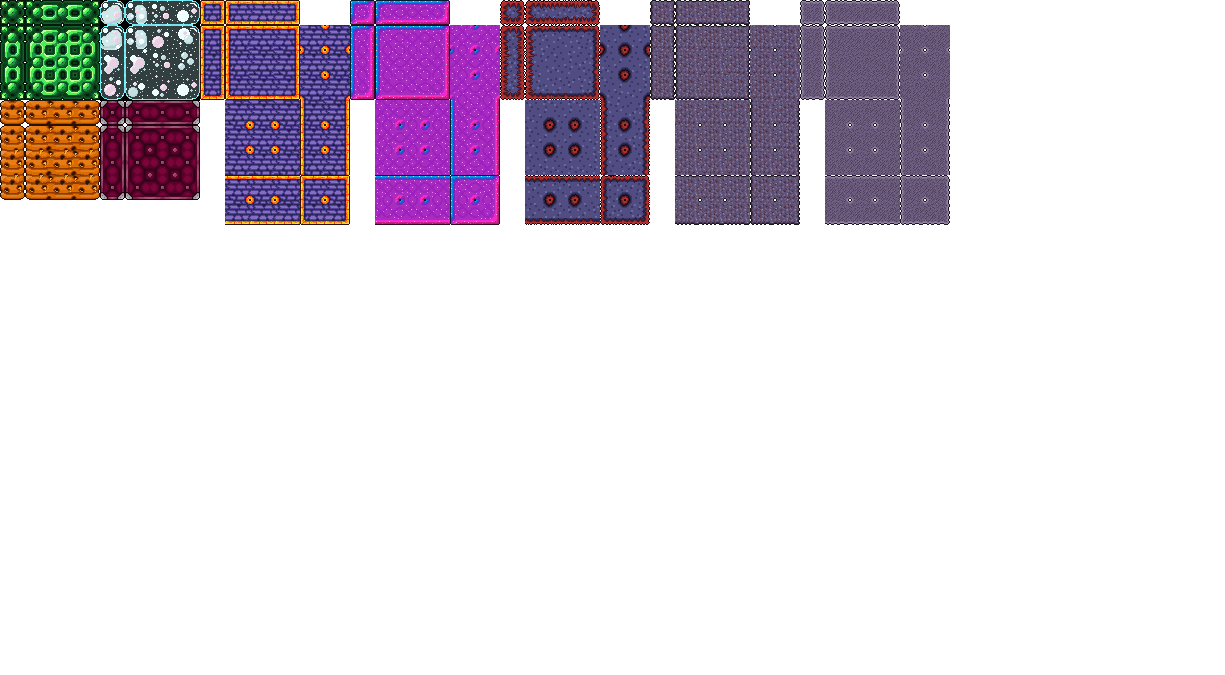
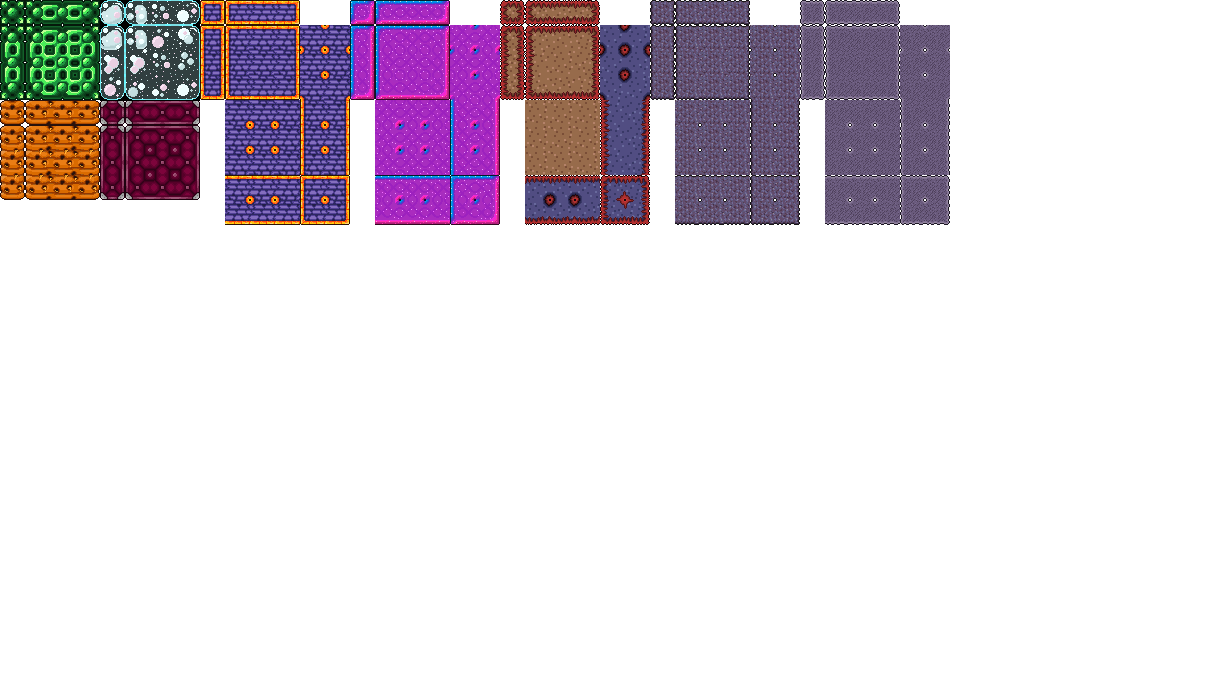
Layer changes from the first 1225x675 image to the second:
painted on "Grass Crimson" over [503,1,649,225]
hid "Grass normal", painted on it over [503,1,649,225]
